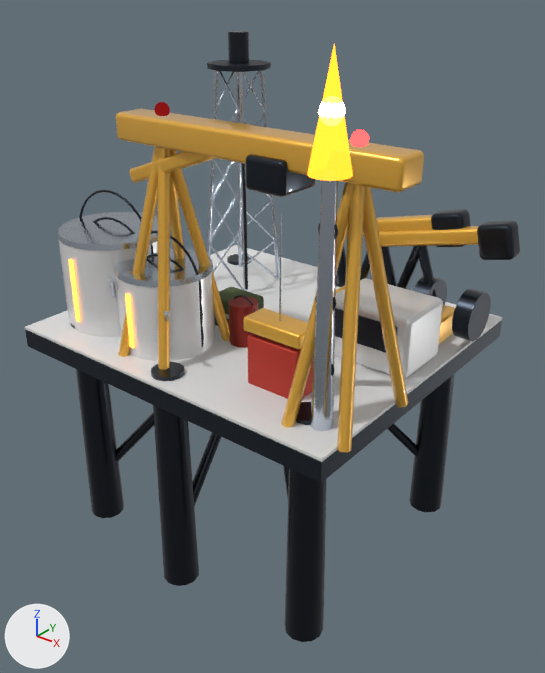
Two versions of the glTF model public/models/buildings/platform-T2.glb, one commit apart.
One viewpoint serves both versions: a camera (50 mm lens) standing at (4.12, -5.06, 4.07) and looking at (0.18, -0.14, 1.02). Arrows for +X, +Y and +Z are at lower left; the lights stay in place. The picture after the commit comes second. Where no turn or scale is listed for an object, it has been applied to the vertices.
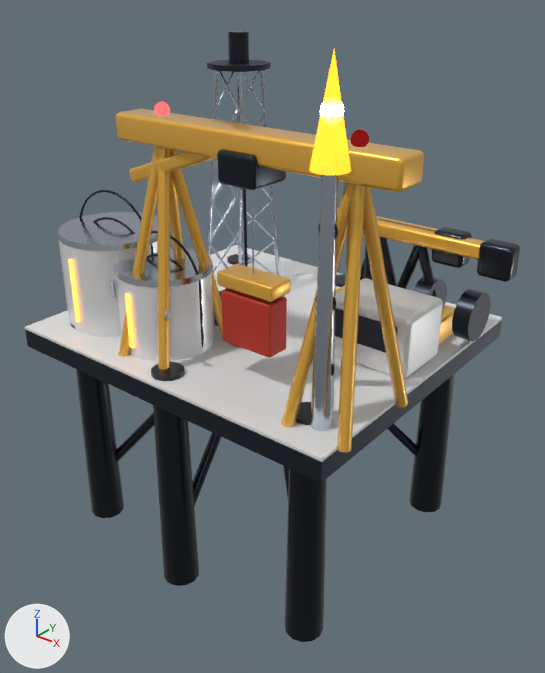
What changed in the scene script:
```text
Change mat_material_12:
    where n0 = _N.new('ShaderNodeEmission'); n0.name = 'Emission'
    n0.inputs[0].default_value: (7.0, 0.207, 0.207, 1.0) -> (0.25, 0.00739, 0.00739, 1.0)  # 'Color', red #ff7e7e -> 'Color', red #891515
Change ob_mesh_61:
    ob_mesh_61.parent: ob_node_75 -> ob_anim_swing
Change ob_mesh_62:
    ob_mesh_62.parent: ob_node_75 -> ob_anim_swing
Change ob_mesh_63:
    ob_mesh_63.parent: ob_node_75 -> ob_anim_swing
Change ob_mesh_68:
    ob_mesh_68.parent: ob_node_84 -> ob_anim_swing_001
Change ob_mesh_69:
    ob_mesh_69.parent: ob_node_84 -> ob_anim_swing_001
Change ob_mesh_76:
    ob_mesh_76.parent: ob_node_94 -> ob_anim_flame
Change ob_mesh_77:
    ob_mesh_77.parent: ob_node_94 -> ob_anim_flame
Change ob_mesh_102:
    ob_mesh_102.location: (0.86, -0.9, 2.8) -> (0.6, -0.9, 2.8)
Change ob_mesh_103:
    ob_mesh_103.location: (0.86, -0.9, 2.04) -> (0.6, -0.9, 2.35)
Change ob_mesh_104:
    ob_mesh_104.location: (0.86, -0.9, 1.59) -> (0.6, -0.9, 1.9)
Change ob_mesh_105:
    ob_mesh_105.location: (0.86, -0.9, 1.27) -> (0.6, -0.9, 1.58)
Add ob_anim_flame:
    ob_anim_flame = bpy.data.objects.new('anim:flame', None)
    ob_anim_flame.parent = ob_node_89
    ob_anim_flame.location = (0.0, 0.0, 2.35)
    ob_anim_flame.scale = (0.934, 0.934, 1.03)
Add ob_anim_swing_001:
    ob_anim_swing_001 = bpy.data.objects.new('anim:swing.001', None)
    ob_anim_swing_001.parent = ob_node_80
    ob_anim_swing_001.location = (0.0, 0.0, 0.85)
Add ob_anim_swing:
    ob_anim_swing = bpy.data.objects.new('anim:swing', None)
    ob_anim_swing.parent = ob_node_71
    ob_anim_swing.location = (0.0, 0.0, 0.85)
```

Pixel boxes [x1, y1, x2, y2] of what changed, in the pictures (545 x 673 px):
'Mesh_105', moved: before [247, 333, 313, 399]; after [221, 288, 287, 358]
'Mesh_104', moved: before [243, 308, 308, 349]; after [217, 264, 291, 302]
'Mesh_102', moved: before [246, 154, 315, 197]; after [217, 149, 286, 191]
'Mesh_76', moved: before [307, 44, 353, 181]; after [309, 50, 351, 175]
'Mesh_68', moved: before [364, 226, 479, 247]; after [376, 218, 484, 260]
'Mesh_69', moved: before [477, 221, 520, 260]; after [477, 238, 520, 282]
'Mesh_62', moved: before [431, 209, 471, 247]; after [431, 227, 472, 268]
'Mesh_61', moved (mostly hidden afterwards): before [363, 215, 432, 235]; after [337, 208, 438, 231]
'Mesh_77', moved: before [319, 101, 346, 119]; after [320, 102, 344, 118]
'Mesh_103', moved: before [279, 214, 282, 321]; after [252, 191, 254, 275]
'Mesh_106', recoloured (darker): [350, 130, 369, 147] in both
'Mesh_63', moved (mostly hidden afterwards): before [336, 247, 346, 284]; after [337, 262, 340, 272]
